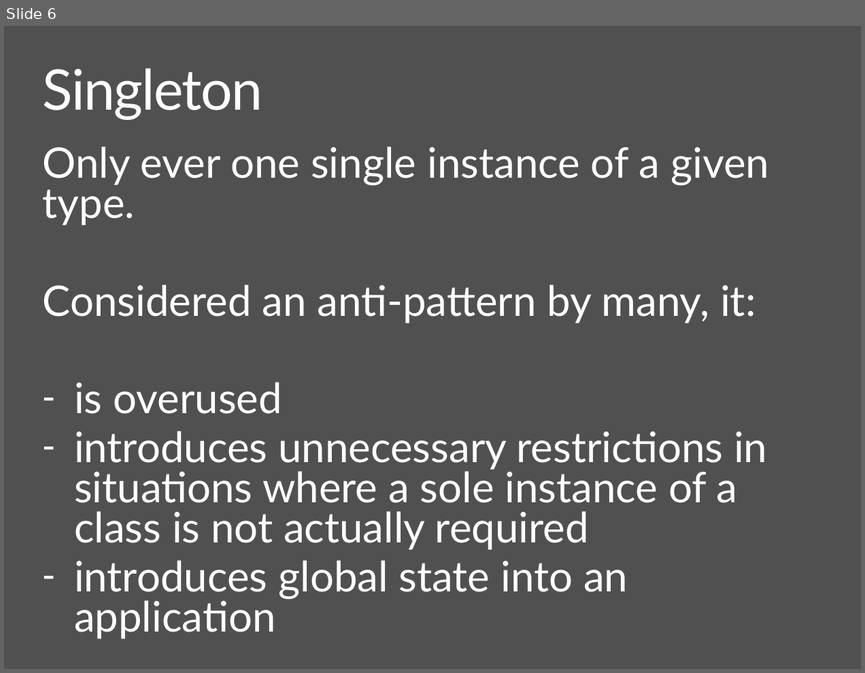
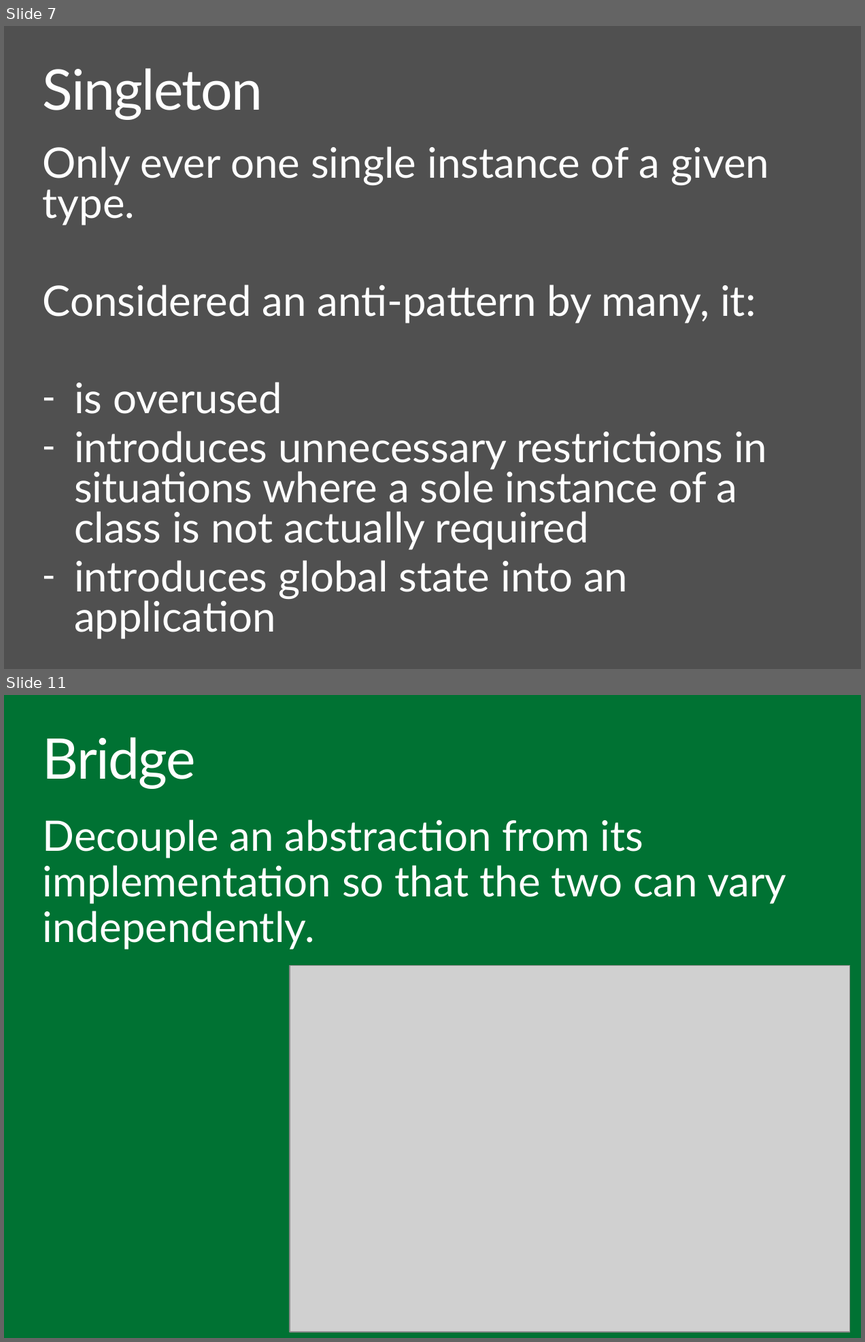
Before and after one commit to ondfisk/BDSA2016, a slide deck: Slides/Lecture07.pptx. Shown one above the other, each under a label of ours: slide 6 before the commit, slides 7 and 11 after it; the slides between them are not shown. The pictures are 865x673 and 865x1342 pixels, drawn with LibreOffice and Linux fonts; fonts in the diff are those of the drawing; grey boxes stand for pictures. Boxes give left, top, right and bottom in pixels: in the first picture for what was removed or moved away, otherwise in the second. Text is boxed around its words. In the diff, an @@ line names an element or a change of style, - is before the commit and + after.

```diff
--- a/Slides/Lecture07.pptx
+++ b/Slides/Lecture07.pptx
@@ slide 11 added at (4, 695, 861, 1338), background #007233 @@
@@ text added at (43, 737, 196, 789), 48 pt, text #FFFFFF @@
+Bridge
@@ text added at (43, 819, 786, 949), 36 pt, text #FFFFFF @@
+Decouple an abstraction from its implementation so that the two can vary independently.
@@ picture added at (290, 966, 850, 1331) @@
@@ what was slide 6 is now slide 7 @@
```
Also in this commit, not shown: 5 slides changed, 2 other slides added, 20 other files.
